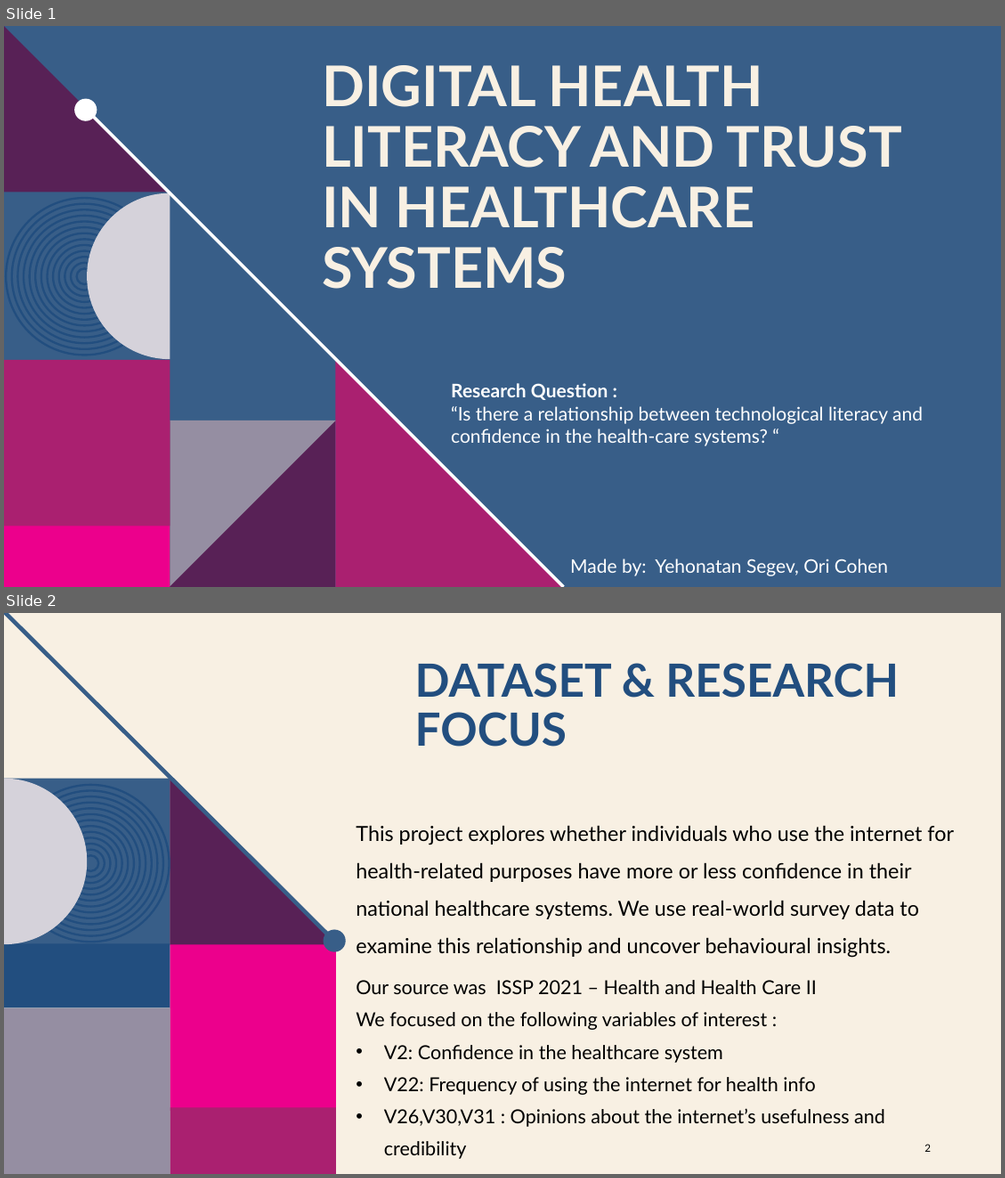
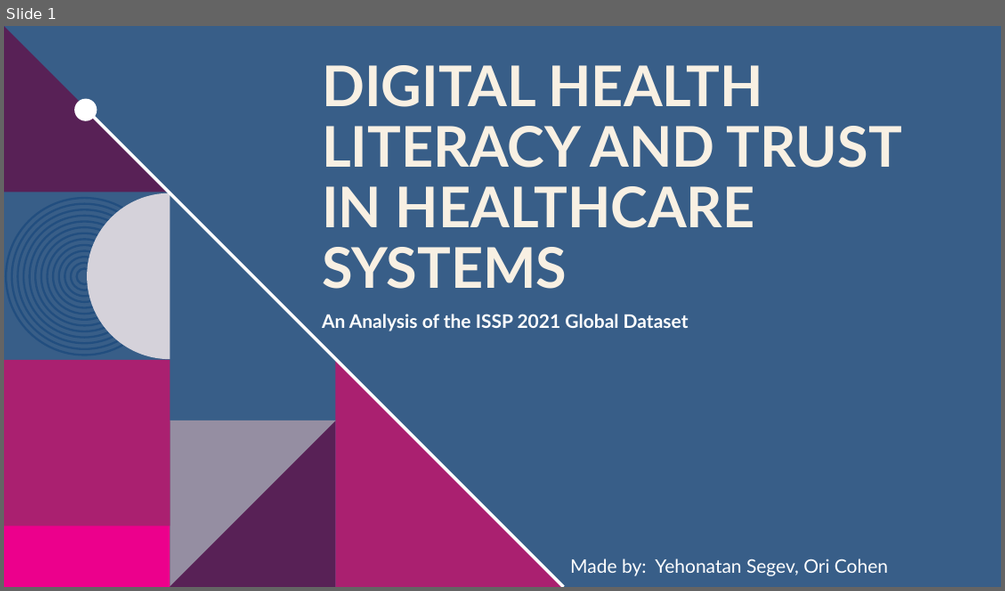
Before and after one commit to yonatanzxc123/ISSP-Health-Data-Analysis, a slide deck: Digital Health Literacy and Trust in Healthcare Systems.pptx. Shown one above the other, each under a label of ours: slides 1 and 2 before the commit, slide 1 after it. The pictures are 1005x1178 and 1005x591 pixels, drawn with LibreOffice and Linux fonts; fonts in the diff are those of the drawing; background and template pictures are left out. Boxes give left, top, right and bottom in pixels: in the first picture for what was removed or moved away, otherwise in the second. Text is boxed around its words. In the diff, an @@ line names an element or a change of style, - is before the commit and + after.

```diff
--- a/Digital Health Literacy and Trust in Healthcare Systems.pptx
+++ b/Digital Health Literacy and Trust in Healthcare Systems.pptx
@@ slide 2 removed at bbox=[4, 613, 1001, 1174], background #F8F0E3 @@
@@ title removed at bbox=[415, 663, 898, 747] @@
-DATASET & RESEARCH FOCUS
@@ text removed at bbox=[356, 825, 954, 957] @@
-This project explores whether individuals who use the internet for health-related purposes have more or less confidence in their national healthcare systems. We use real-world survey data to examine this relationship and uncover behavioural insights.
@@ group removed at bbox=[4, 613, 346, 1174]: 14 ellipses, 5 rectangles, 2 freeform shapes, 1 line @@
@@ text removed at bbox=[356, 980, 885, 1159] @@
-Our source was ISSP 2021 – Health and Health Care II
-We focused on the following variables of interest :
-• V2: Confidence in the healthcare system
-• V22: Frequency of using the internet for health info
-• V26,V30,V31 : Opinions about the internet’s usefulness and credibility
@@ page number removed at bbox=[924, 1143, 930, 1151] @@
-2
@@ slide 1 changed as well @@
@@ text at bbox=[322, 313, 688, 331]: text changed; bold on @@
-Research Question :
-“Is there a relationship between technological literacy and confidence in the health-care systems? “
+An Analysis of the ISSP 2021 Global Dataset
```
Also in this commit, not shown: 8 slides added, 3 other slides removed, 1 other file.
